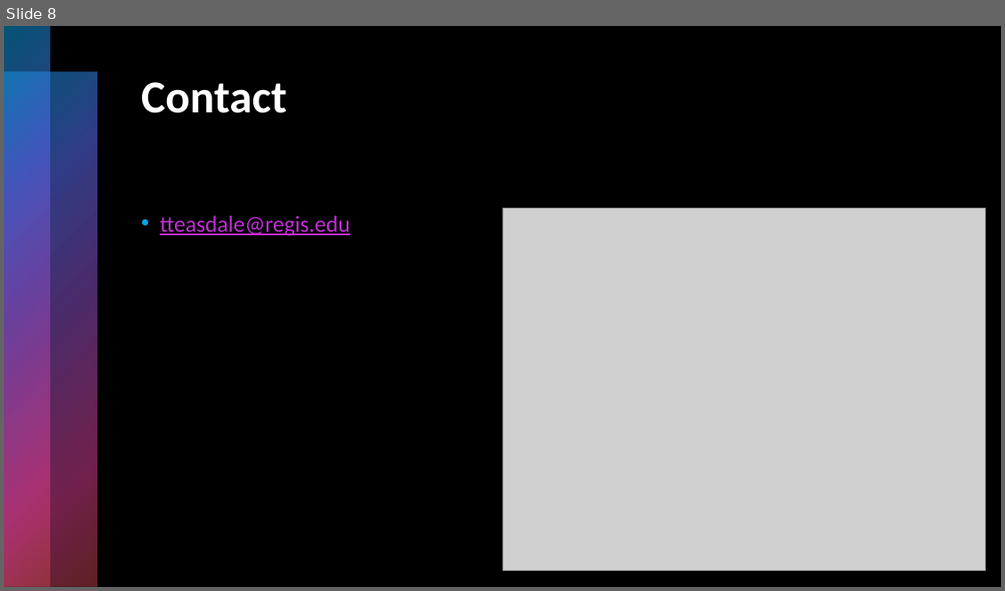
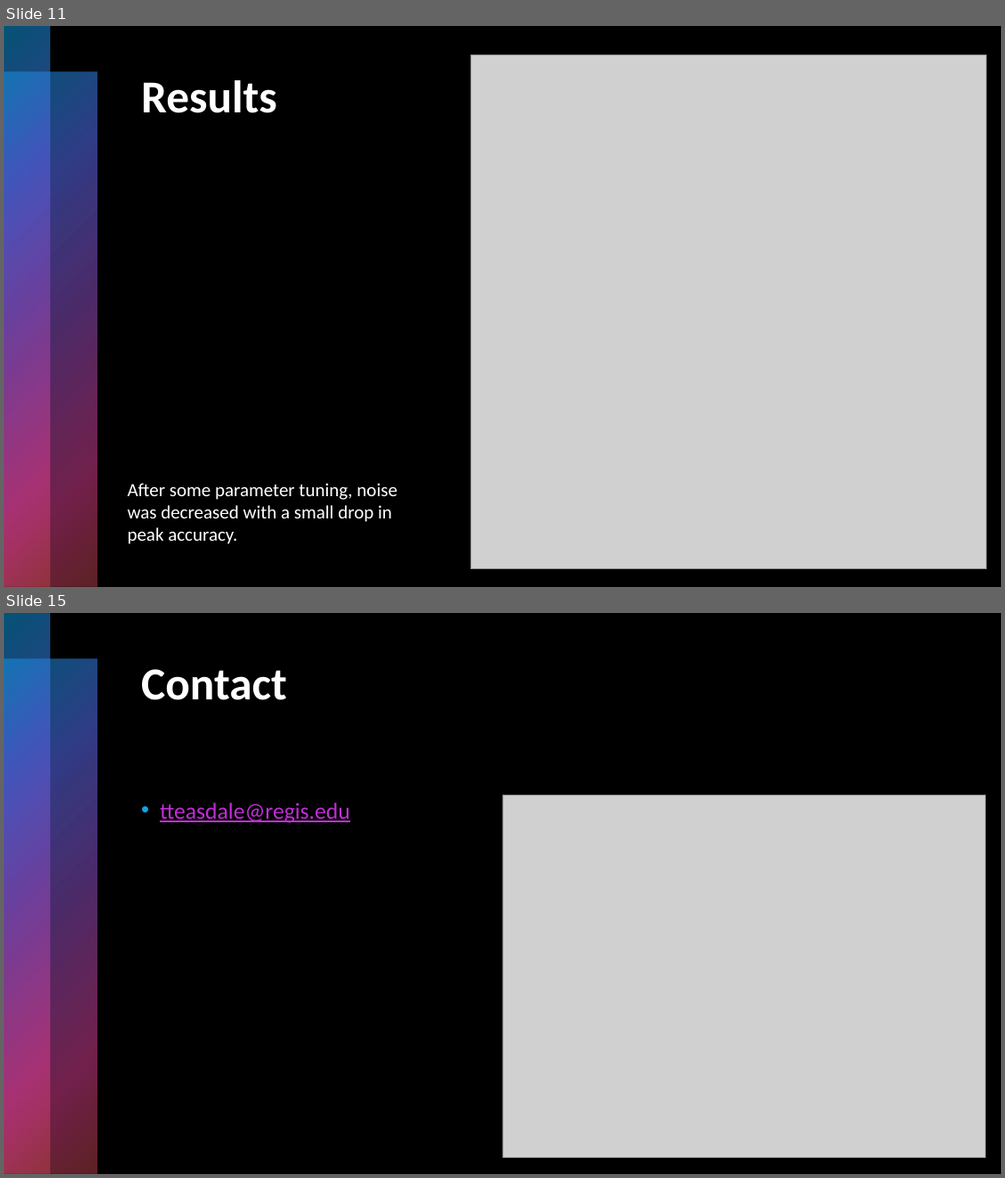
Before and after one commit to pythonpandas303/PlantDiseaseID, a slide deck: Presentations/Final_Project.pptx. Shown one above the other, each under a label of ours: slide 8 before the commit, slides 11 and 15 after it; the slides between them are not shown. The pictures are 1005x591 and 1005x1178 pixels, drawn with LibreOffice and Linux fonts; fonts in the diff are those of the drawing; grey boxes stand for pictures. Boxes give left, top, right and bottom in pixels: in the first picture for what was removed or moved away, otherwise in the second. Text is boxed around its words. In the diff, an @@ line names an element or a change of style, - is before the commit and + after.

```diff
--- a/Presentations/Final_Project.pptx
+++ b/Presentations/Final_Project.pptx
@@ slide 11 added at bbox=[4, 26, 1001, 587], background #000000; not listed: 2 template elements that a slide beside it also shows @@
@@ picture added at bbox=[470, 55, 987, 569] @@
@@ title added at bbox=[141, 80, 277, 113], 44 pt, text #FFFFFF, bold @@
+Results
@@ text added at bbox=[128, 483, 397, 544], 18 pt, text #FFFFFF @@
+After some parameter tuning, noise was decreased with a small drop in peak accuracy.
@@ what was slide 8 is now slide 15 @@
```
Also in this commit, not shown: 3 slides changed, 6 other slides added, 1 other file.
